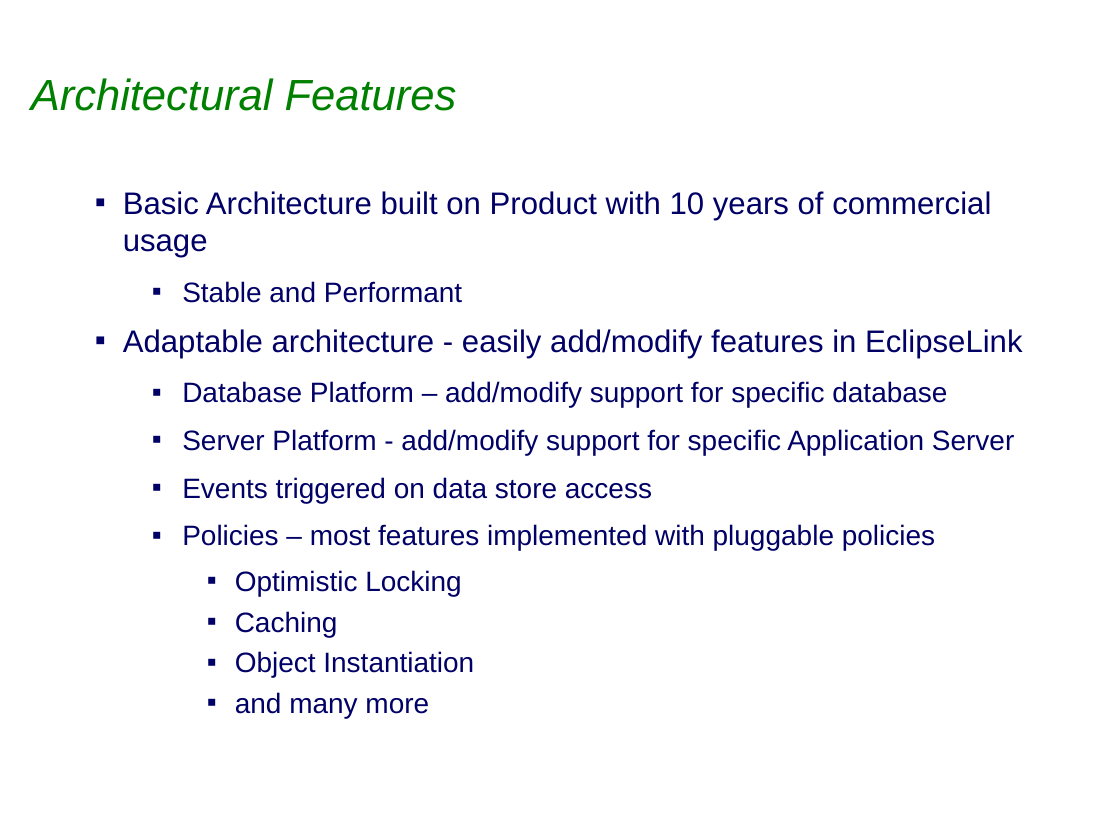
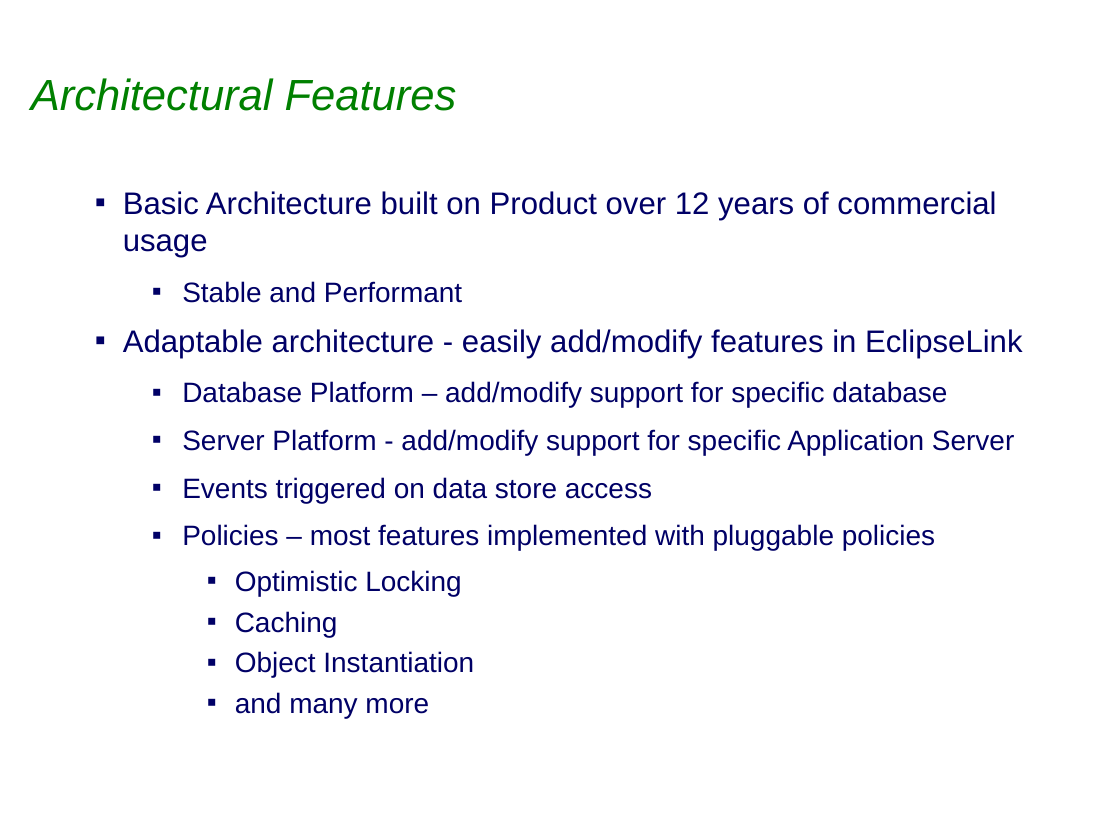
Before and after one commit to bfg-repo-cleaner-demos/eclipselink.runtime-bfg-strip-big-blobs, a slide deck: slide 12 of project-admin/Eclipselink_1.2.0_Release_Review.ppt (slide 13 before the commit). Drawn at 1120x840 pixels with LibreOffice and Linux fonts; fonts in the diff are those of the drawing; background and template pictures are left out. Boxes give left, top, right and bottom in pixels: in the first picture for what was removed or moved away, otherwise in the second. Text is boxed around its words. In the diff, an @@ line names an element or a change of style, - is before the commit and + after.

```diff
--- a/project-admin/Eclipselink_1.2.0_Release_Review.ppt
+++ b/project-admin/Eclipselink_1.2.0_Release_Review.ppt
@@ text at [123,191,996,258]: text changed @@
-▪ Basic Architecture built on Product with 10 years of commercial usage
+▪ Basic Architecture built on Product over 12 years of commercial usage
```
Also in this commit, not shown: 9 other slides changed, 1 slide removed.
